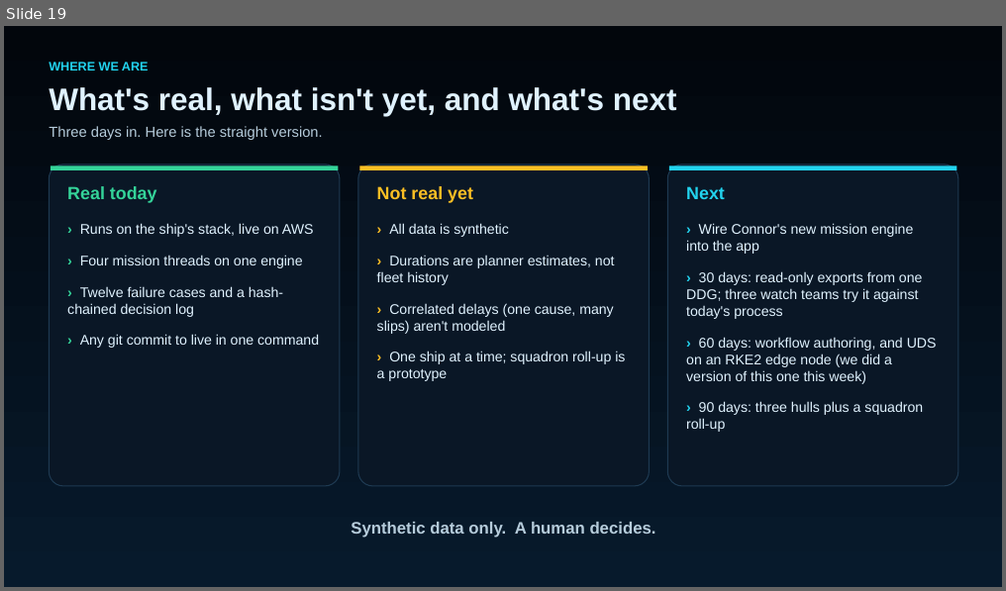
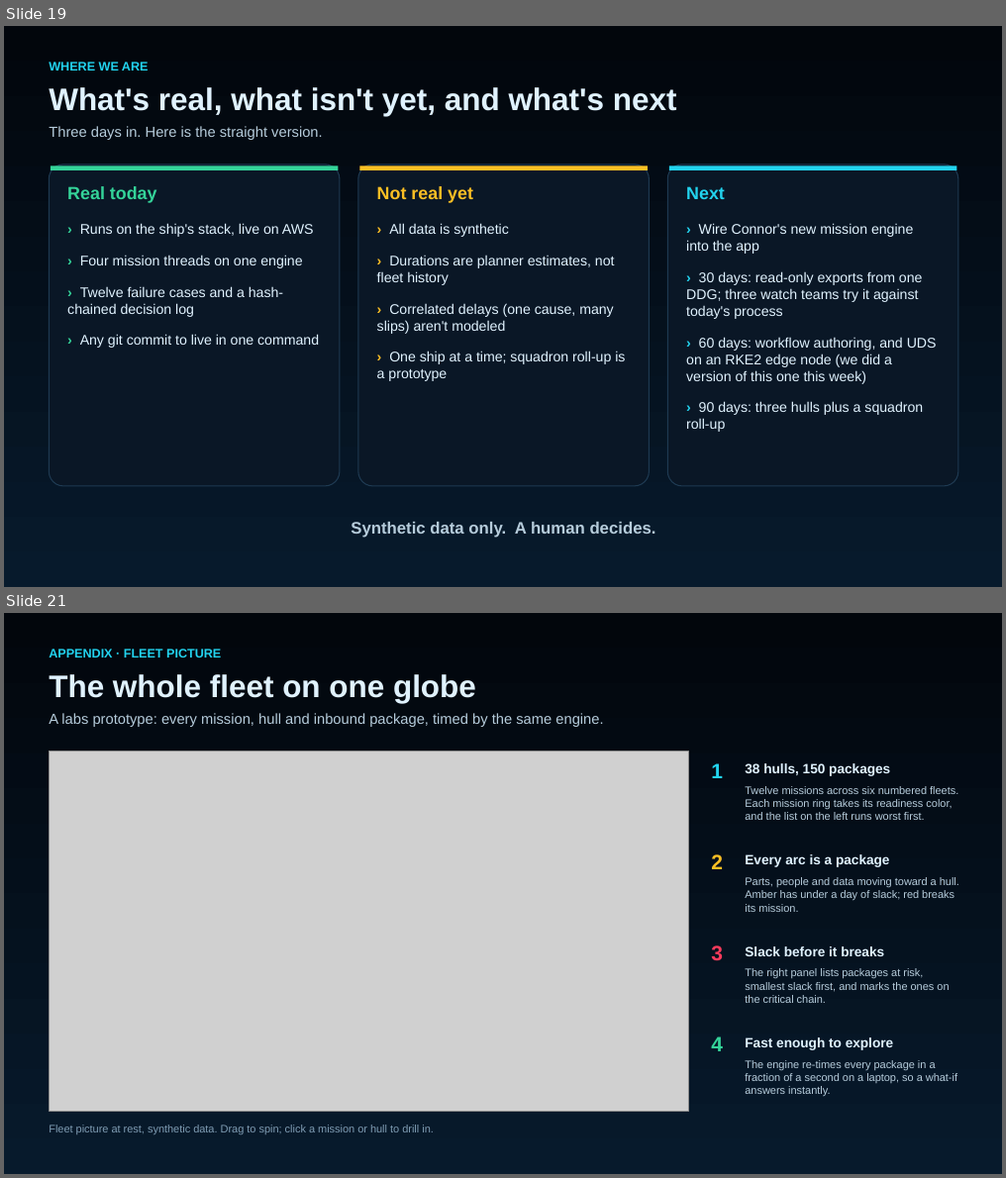
Before and after one commit to bschumacher-uncomn/HAWSIR, a slide deck: docs/slides/HAWSIR_this_week.pptx. Shown one above the other, each under a label of ours: slide 19 before the commit, slides 19 and 21 after it; the slides between them are not shown. The pictures are 1006x591 and 1006x1178 pixels, drawn with LibreOffice and Linux fonts; fonts in the diff are those of the drawing; grey boxes stand for pictures. Boxes give left, top, right and bottom in pixels: in the first picture for what was removed or moved away, otherwise in the second. Text is boxed around its words. In the diff, an @@ line names an element or a change of style, - is before the commit and + after.

Commit message:
Deck: appendix of app screenshots (fleet globe, what-if, Monte Carlo, horizon, theater, other threads)

```diff
--- a/docs/slides/HAWSIR_this_week.pptx
+++ b/docs/slides/HAWSIR_this_week.pptx
@@ slide 21 added at box(4, 613, 1002, 1174), background #FFFFFF @@
@@ rectangle added at box(4, 613, 1002, 1174), fill gradient #071A2C to #02060C @@
@@ text added at box(49, 649, 221, 658), 12 pt, text #22D3EE, bold @@
+APPENDIX · FLEET PICTURE
@@ text added at box(49, 674, 476, 703), 30 pt, text #E0F2FE, bold @@
+The whole fleet on one globe
@@ text added at box(49, 713, 603, 727), 14 pt, text #B6CCDB @@
+A labs prototype: every mission, hull and inbound package, timed by the same engine.
@@ picture added at box(49, 752, 689, 1112) @@
@@ text added at box(711, 763, 723, 778), 20 pt, text #22D3EE, bold @@
+1
@@ text added at box(745, 763, 890, 776), 13 pt, text #E0F2FE, bold @@
+38 hulls, 150 packages
@@ text added at box(745, 786, 958, 820), 10.5 pt, text #B6CCDB @@
+Twelve missions across six numbered fleets. Each mission ring takes its readiness color, and the list on the left runs worst first.
@@ text added at box(711, 855, 723, 869), 20 pt, text #FBBF24, bold @@
+2
@@ text added at box(745, 855, 890, 867), 13 pt, text #E0F2FE, bold @@
+Every arc is a package
@@ text added at box(745, 877, 959, 912), 10.5 pt, text #B6CCDB @@
+Parts, people and data moving toward a hull. Amber has under a day of slack; red breaks its mission.
@@ text added at box(711, 946, 723, 961), 20 pt, text #FB3B5C, bold @@
+3
@@ text added at box(745, 947, 884, 957), 13 pt, text #E0F2FE, bold @@
+Slack before it breaks
@@ text added at box(745, 968, 948, 1003), 10.5 pt, text #B6CCDB @@
+The right panel lists packages at risk, smallest slack first, and marks the ones on the critical chain.
@@ text added at box(711, 1037, 723, 1052), 20 pt, text #34D399, bold @@
+4
@@ text added at box(745, 1038, 893, 1051), 13 pt, text #E0F2FE, bold @@
+Fast enough to explore
@@ text added at box(745, 1060, 957, 1096), 10.5 pt, text #B6CCDB @@
+The engine re-times every package in a fraction of a second on a laptop, so a what-if answers instantly.
@@ text added at box(49, 1125, 434, 1135), 10.5 pt, text #7F9CB3 @@
+Fleet picture at rest, synthetic data. Drag to spin; click a mission or hull to drill in.
```
Also in this commit, not shown: 8 other slides added, 3 other files.
